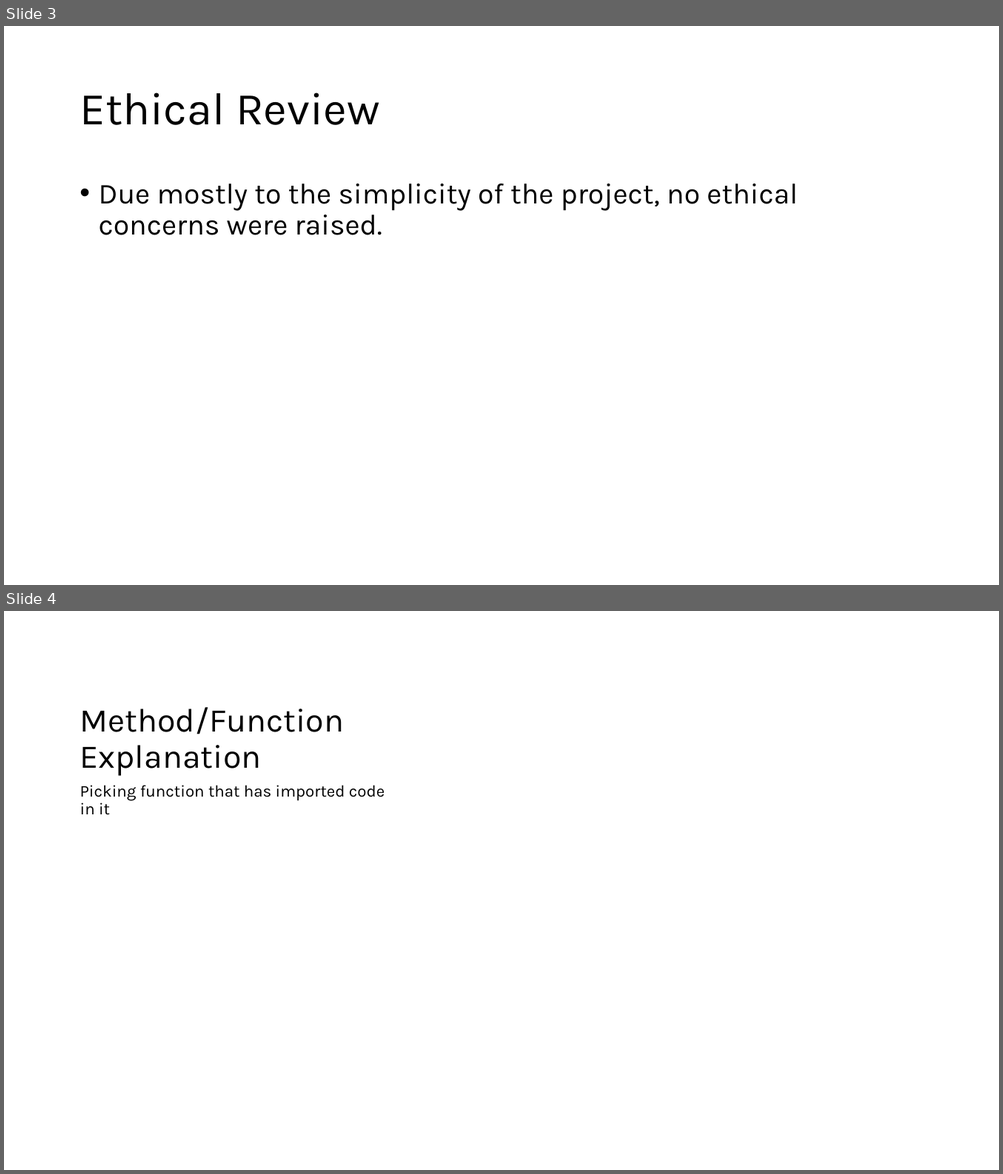
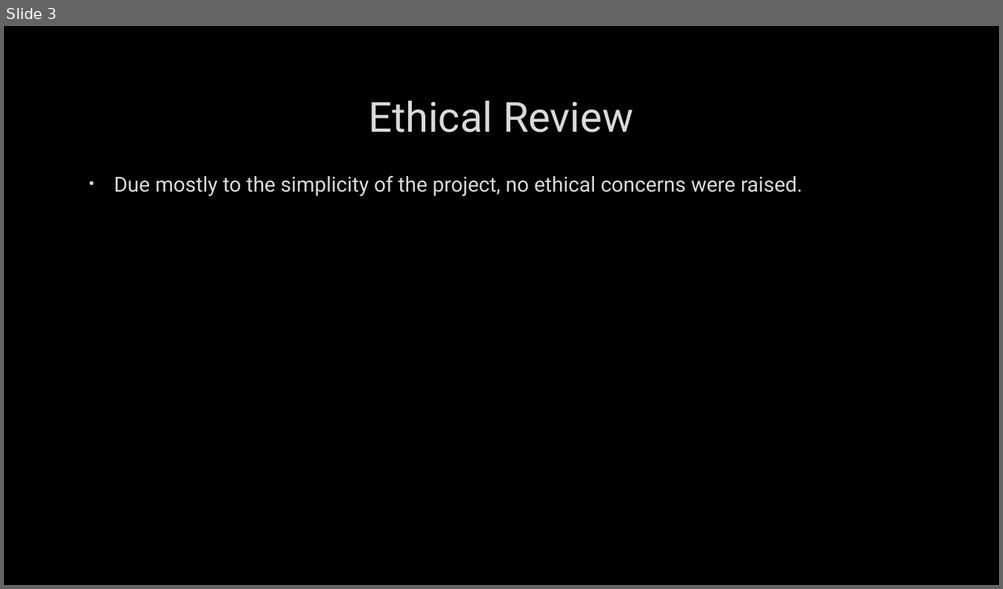
Before and after one commit to tanermaddocks/PDP-JUL2024-TJS, a slide deck: presentation_powerpoint.pptx. Shown one above the other, each under a label of ours: slides 3 and 4 before the commit, slide 3 after it. The pictures are 1003x1174 and 1003x589 pixels, drawn with LibreOffice and Linux fonts; fonts in the diff are those of the drawing; background and template pictures are left out. Boxes give left, top, right and bottom in pixels: in the first picture for what was removed or moved away, otherwise in the second. Text is boxed around its words. In the diff, an @@ line names an element or a change of style, - is before the commit and + after.

```diff
--- a/presentation_powerpoint.pptx
+++ b/presentation_powerpoint.pptx
@@ slide 4 removed at (4,611,999,1170), background #FFFFFF @@
@@ title removed at (80,707,344,776) @@
-Method/Function Explanation
@@ text removed at (80,785,384,815) @@
-Picking function that has imported code in it
@@ slide 3 changed as well @@
@@ background #FFFFFF to picture (left out) @@
@@ title "Ethical Review": place and size @@
-title "Ethical Review" at (79,93,380,125)
+title "Ethical Review" at (368,101,633,133)
@@ title "Ethical Review" at (368,101,633,133): size 44 to 40 pt, font Karla to Roboto, text colour #000000 to #DADADA, letter outline none to #404040 0.75 pt; alignment left to centre; line spacing 0.9 to 1 @@
@@ text "Due mostly to the simplicity ...": place and size @@
-text "Due mostly to the simplicity ..." at (99,184,797,235)
+text "Due mostly to the simplicity ..." at (114,175,802,196)
@@ text "Due mostly to the simplicity ..." at (114,175,802,196): size 28 to 20 pt, font Karla to Roboto, text colour #000000 to #DADADA, letter outline none to #404040 0.75 pt; indent changed; line spacing 0.9 to 1 @@
```
Also in this commit, not shown: 3 other slides changed, 2 slides added, 1 other slide removed.
